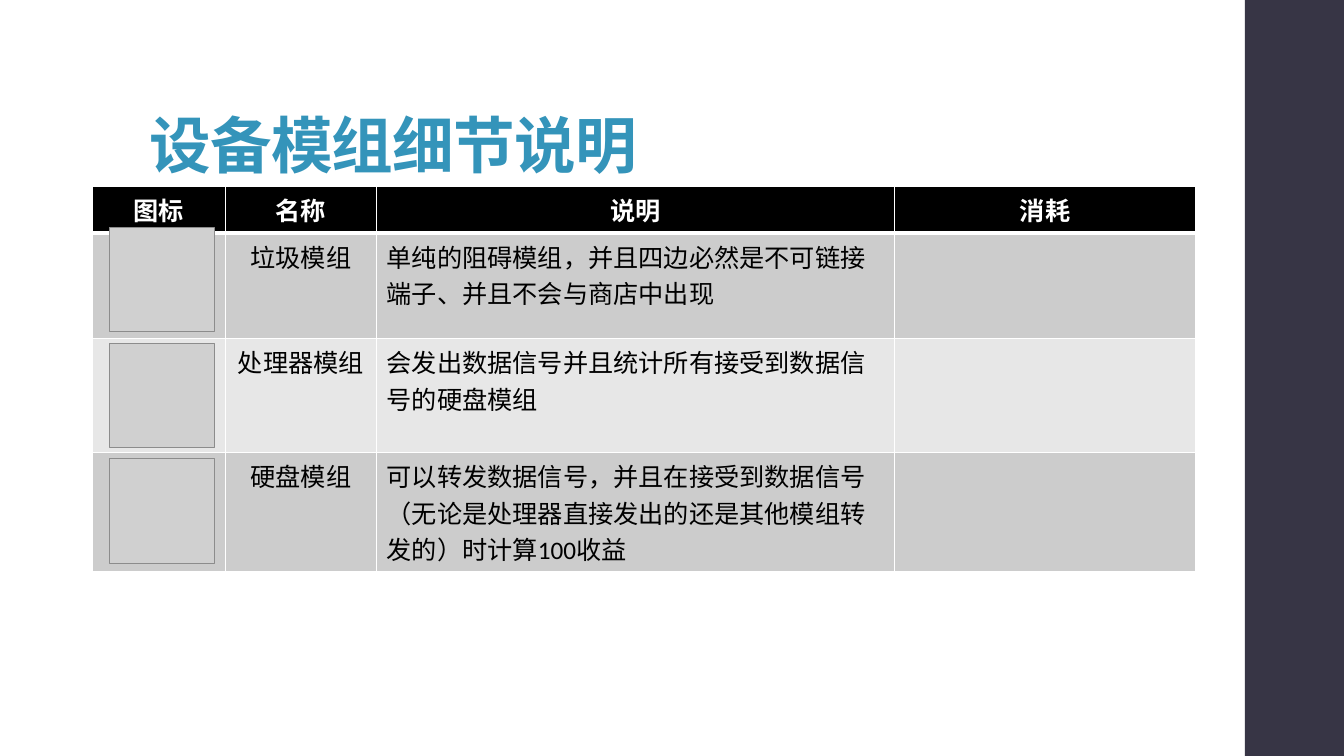
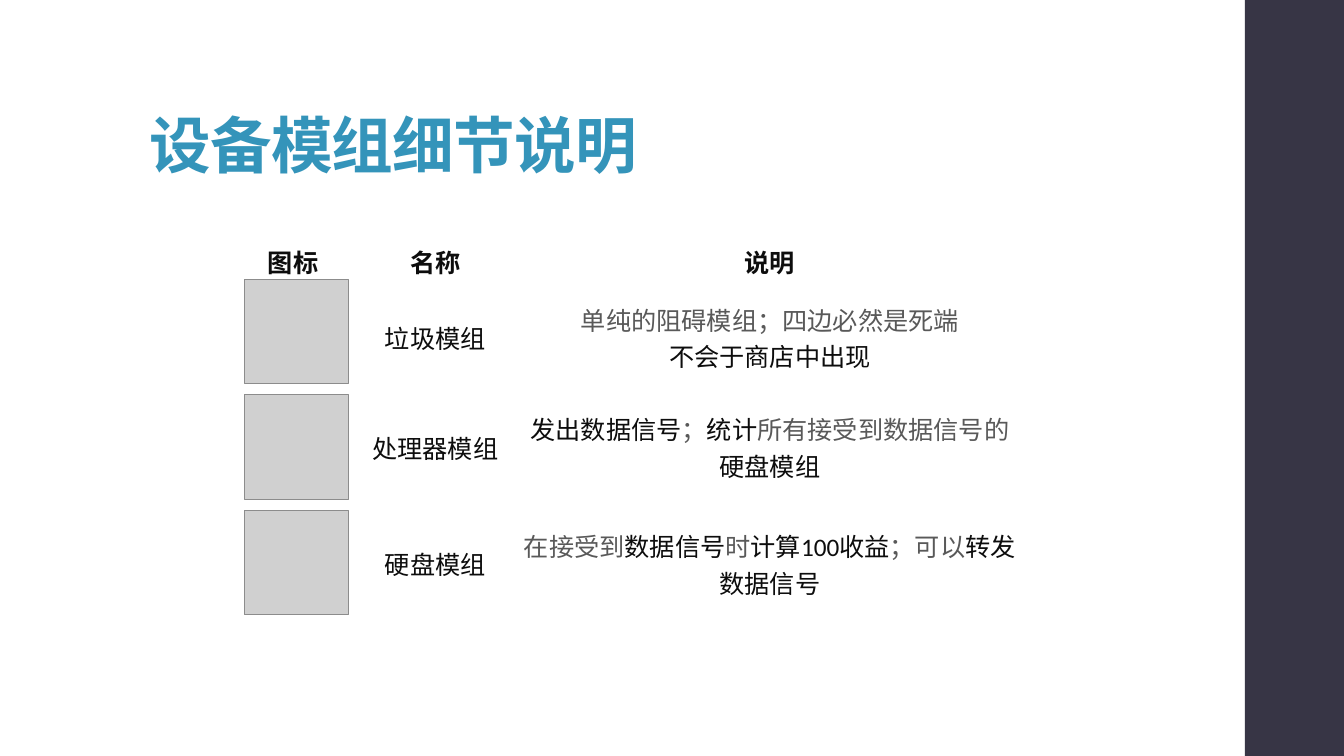
Before and after one commit to syx007/GamePlayGround, a slide deck: slide 14 of document/ROOT 操作指南.pptx (slide 12 before the commit). Drawn at 1344x756 pixels with LibreOffice and Linux fonts; fonts in the diff are those of the drawing; grey boxes stand for pictures. Boxes give left, top, right and bottom in pixels: in the first picture for what was removed or moved away, otherwise in the second. Text is boxed around its words. In the diff, an @@ line names an element or a change of style, - is before the commit and + after.

```diff
--- a/document/ROOT 操作指南.pptx
+++ b/document/ROOT 操作指南.pptx
@@ table at [227,238,1029,622] @@
-column 3: 说明 | 单纯的阻碍模组，并且四边必然是不可链接端子、并且不会与商店中出现 | 会发出数据信号并且统计所有接受到数据信号的硬盘模组 | 可以转发数据信号，并且在接受到数据信号（无论是处理器直接发出的还是其他模组转发的）时计算100收益
-column 4: 消耗 |  |  | 
+column 3: 说明 | 单纯的阻碍模组；四边必然是死端 / 不会于商店中出现 | 发出数据信号；统计所有接受到数据信号的硬盘模组 | 在接受到数据信号时计算100收益；可以转发数据信号
@@ table: place and size @@
-table at [93,187,1197,571]
+table at [227,238,1029,622]
@@ 3 pictures: place and size @@
-3 pictures at [110,228,215,564]
+3 pictures at [244,279,349,616]
```
Also in this commit, not shown: 10 other slides changed, 3 slides added, 1 slide removed.
